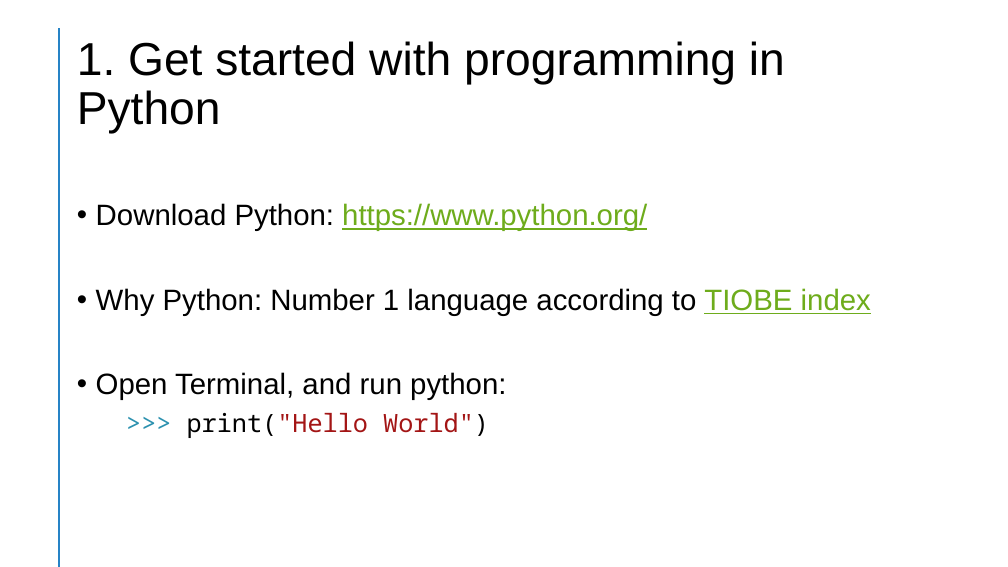
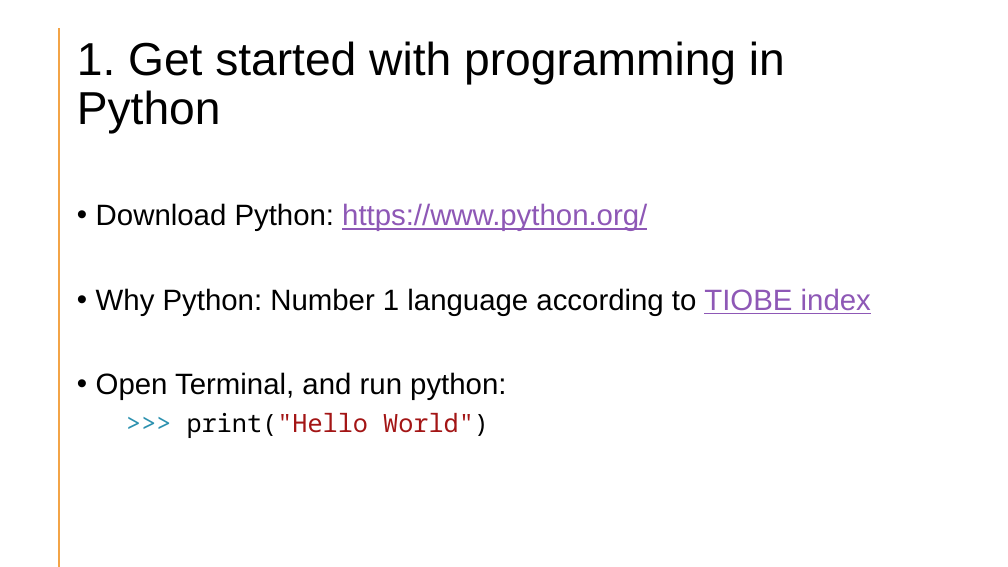
Before and after one commit to slevin48/training, a slide deck: slide 4 of doc/App Deployment 101.pptx. Drawn at 1008x567 pixels with LibreOffice and Linux fonts; fonts in the diff are those of the drawing. Boxes give left, top, right and bottom in pixels: in the first picture for what was removed or moved away, otherwise in the second. Text is boxed around its words. In the diff, an @@ line names an element or a change of style, - is before the commit and + after.

```diff
--- a/doc/App Deployment 101.pptx
+++ b/doc/App Deployment 101.pptx
@@ line (59, 29) - (59, 566): stroke #42BA97 2 pt to #D092A7 2 pt @@
@@ text at bbox=[96, 203, 871, 316]: text colour #6EAC1C to #8E58B6 in "https://www.python.org/", "TIOBE index" @@
```
Also in this commit, not shown: 6 other slides changed, 3 slides added, 24 other files.
